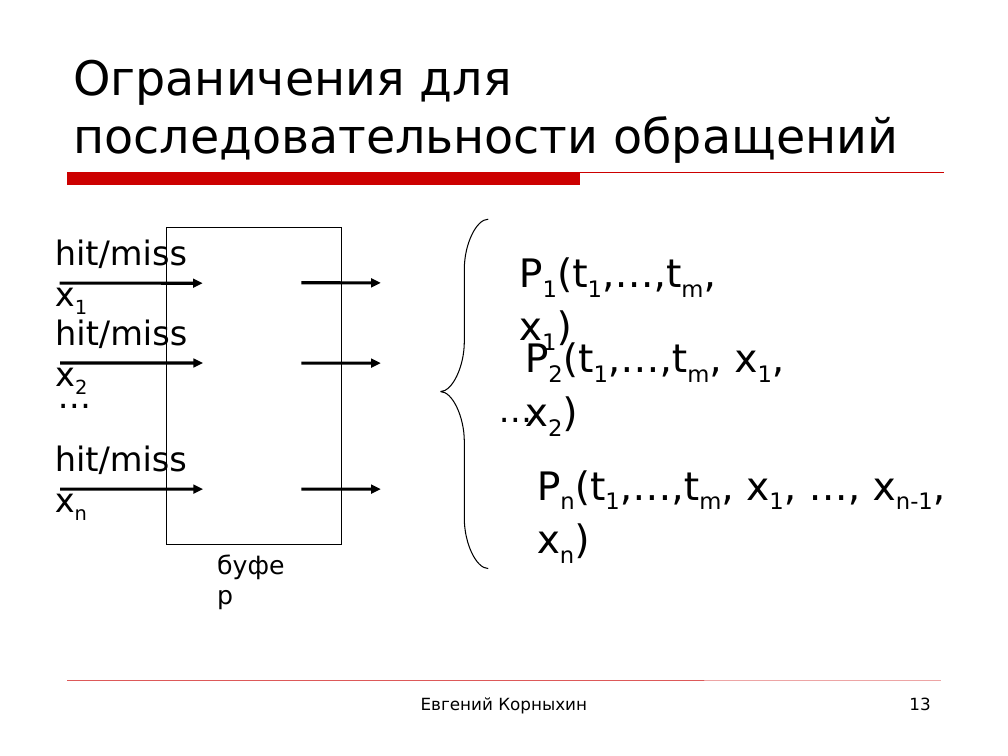
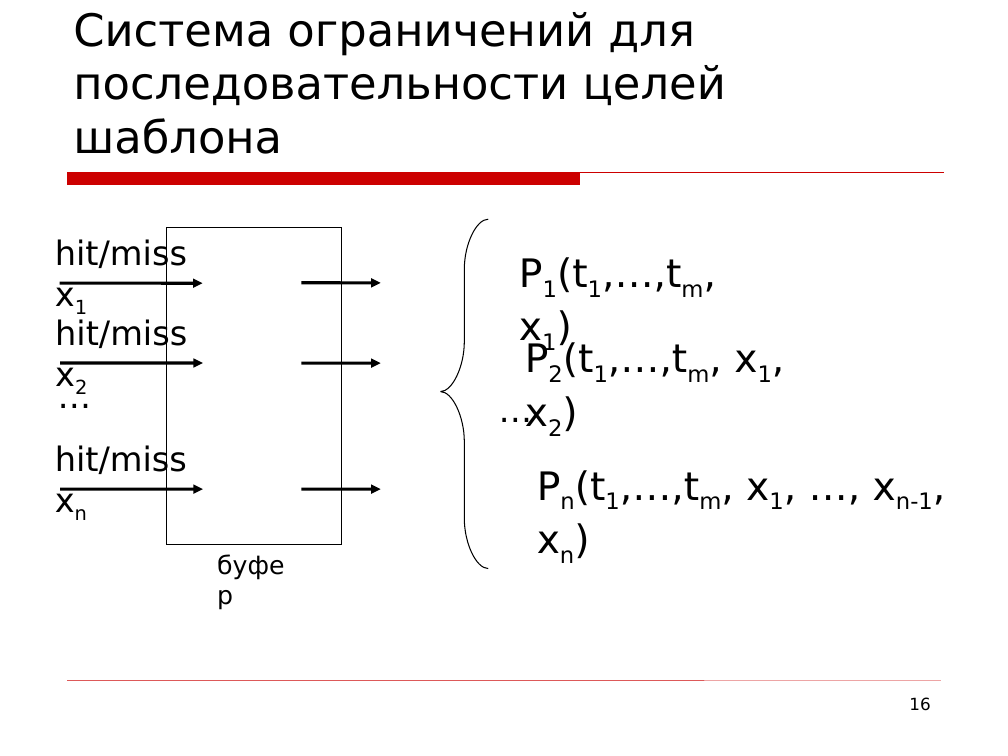
Before and after one commit to kornevgen/tesla-project, a slide deck: slide 16 of papers/THESIS/talks/Oct13 - ISP/isp-slides3.ppt (slide 13 before the commit). Drawn at 1008x756 pixels with LibreOffice and Linux fonts; fonts in the diff are those of the drawing; background and template pictures are left out. Boxes give left, top, right and bottom in pixels: in the first picture for what was removed or moved away, otherwise in the second. Text is boxed around its words. In the diff, an @@ line names an element or a change of style, - is before the commit and + after.

```diff
--- a/papers/THESIS/talks/Oct13 - ISP/isp-slides3.ppt
+++ b/papers/THESIS/talks/Oct13 - ISP/isp-slides3.ppt
@@ title at [73, 12, 726, 154]: text changed; size 34 to 32 pt @@
-Ограничения для последовательности обращений
+Система ограничений для последовательности целей шаблона
@@ text removed at [421, 697, 587, 714] @@
-Евгений Корныхин
@@ page number at [909, 697, 930, 711]: text changed @@
-13
+16
```
Also in this commit, not shown: 21 other slides changed, 8 slides added, 3 slides removed.
